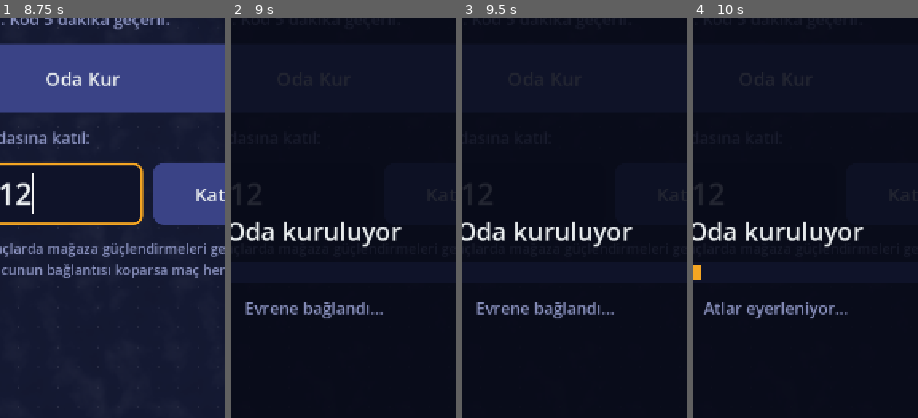
Above: before the commit, frames 1-4 (left to right).
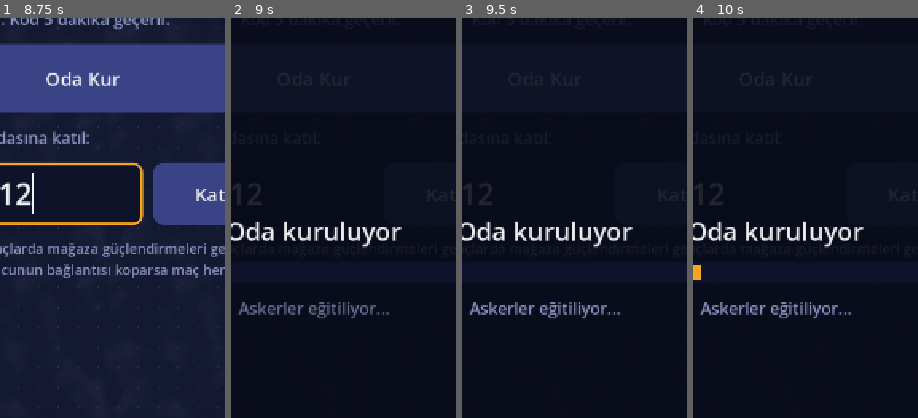
Above: after the commit, the same moments.

Repository: ozguryilmazz/fetih
Game: Godot game, scene res://scenes/main_menu.tscn
Same seed, same stepped clock (60 frames per second), same inputs: the game is played once before the commit and once after it.
Inputs (mouse positions are % of the whole screen's width and height, from its top left):
- Up to frame 1 (8.75 s): click "Solo Oyna (Bölüm 1)" at 0.5 s; click "Solo Oyna (Bölüm 1)" at 1.25 s; click "Hayatta Kalma" at 2 s; click "Bölümler" at 2.75 s; click "Günlük Ödül (hazır!)" at 3.5 s; click "Günlük Ödül" at 4.25 s; click "Görevler" at 5 s; click "Mağaza" at 5.75 s; click "Geri" at 6.5 s; click "Çok Oyunculu" at 7.25 s; click (35, 41) at 8.02 s; type "12" at 8.1 s
- Up to frame 2 (9 s): click "Oda Kur" at 8.75 s
- Up to frame 3 (9.5 s): no input
- Up to frame 4 (10 s): click "Katıl" at 9.5 s
The pictures show only the part of the screen within x 32-82%, y 19-69%; the shares and areas given below are measured in that part.

Frame 1 is identical in both runs. In frame 2, 1.3% of the frame differs, in the area x 3-71%, y 71-75%; in frame 3, 1.3%; in frame 4, 1.3%.

Commit message:
Yükleme yazıları daha uzun kalıyor (2,2 sn), rastgele sırayla
Co-Authored-By: Claude Opus 5.5 <noreply@anthropic.com>
Claude-Session: https://claude.ai/code/session_01PDFkMRF2cSLwc3rh22PH9W

Diff:
--- a/scripts/ui/loading_panel.gd
+++ b/scripts/ui/loading_panel.gd
@@ -22,7 +22,9 @@
 	"Tarafsız köylüler ikna ediliyor",
 	"Sinyal güçlendiriliyor",
 ]
-const MESSAGE_SEC := 0.75
+## Her yazı ekranda bu kadar kalır (çocuklar da rahat okuyabilsin). Yükleme bundan
+## kısa sürerse sadece rastgele seçilen bir-iki yazı görünür; yükleme uzatılmaz.
+const MESSAGE_SEC := 2.2
 
 var _bar_fill: ColorRect
 var _bar_bg: Panel
@@ -80,9 +82,8 @@
 	_msg.horizontal_alignment = HORIZONTAL_ALIGNMENT_CENTER
 	box.add_child(_msg)
 
-	_order = range(1, MESSAGES.size())
+	_order = range(MESSAGES.size())
 	_order.shuffle()
-	_order.push_front(0)  # her zaman "Evrene bağlandı" ile başla
 
 
 ## Çubuğun şu anki adımda ulaşabileceği en üst değer (0..1).
@@ -114,8 +115,11 @@
 	if _msg_timer <= 0.0 and not _order.is_empty():
 		_msg_timer = MESSAGE_SEC
 		_msg.text = String(MESSAGES[_order.pop_front()]) + "..."
+		# Yumuşakça belirsin
+		_msg.modulate.a = 0.0
+		_msg.create_tween().tween_property(_msg, "modulate:a", 1.0, 0.25)
 		if _order.is_empty():
-			_order = range(1, MESSAGES.size())
+			_order = range(MESSAGES.size())
 			_order.shuffle()
 
 	if _finishing and _value >= 0.999 and Time.get_ticks_msec() >= _min_until:
